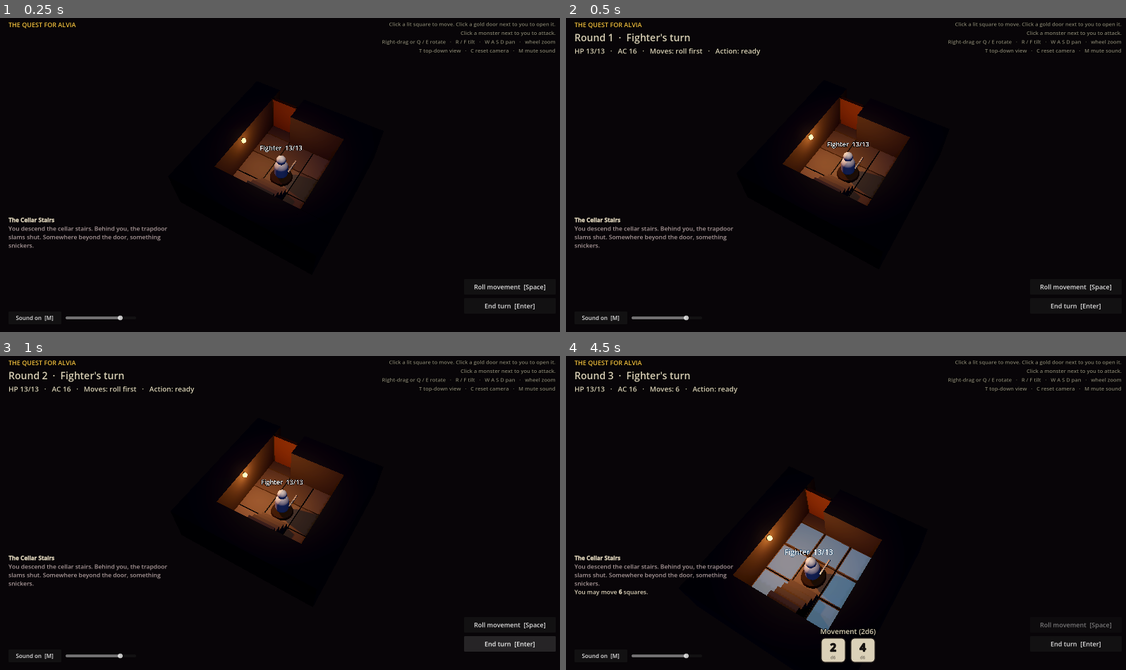
Above: before the commit, frames 1-4 (two rows, left to right).
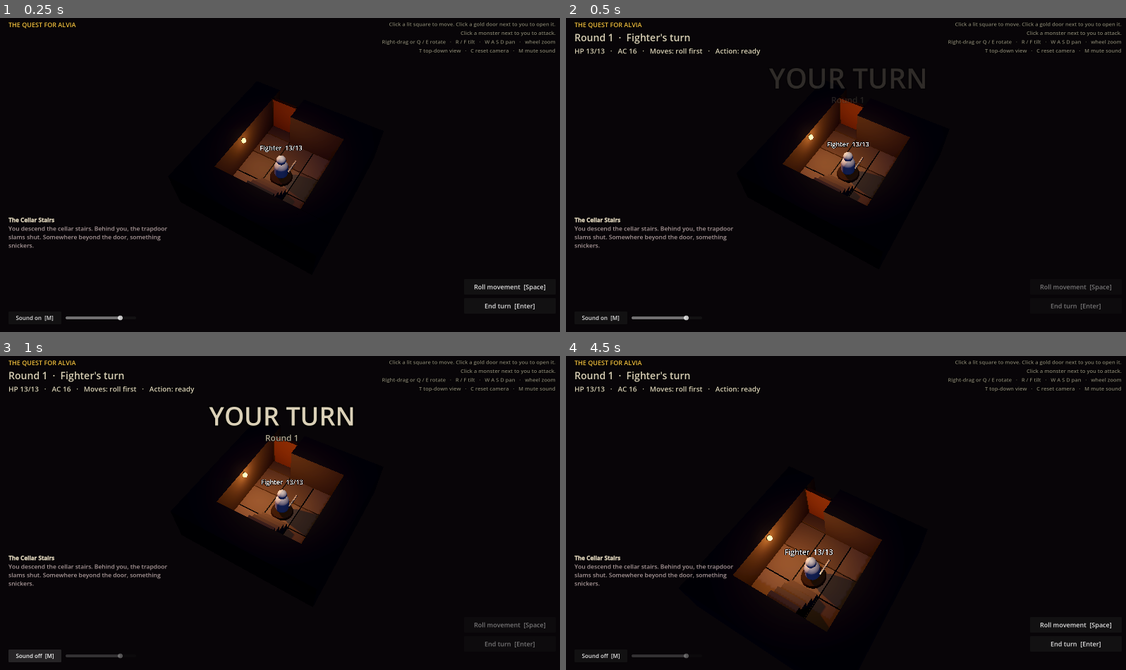
Above: after the commit, the same moments.

Repository: robertdavidsson77-pixel/quest-for-alvia
Game: Godot game, scene res://scenes/main.tscn
The game is run twice, just before and just after one commit, with the same random seed, the same clock (stepped at 60 frames per second) and the same inputs.
Inputs (mouse positions are in pixels of both pictures, inside the frame that each line leads up to):
- Up to frame 1 (0.25 s): no input
- Up to frame 2 (0.5 s): no input
- Up to frame 3 (1 s): click "End turn [Enter]" (after the commit: "Sound on [M]") at 0.5 s
- Up to frame 4 (4.5 s): click "End turn [Enter]" (after the commit: "Sound off [M]") at 1.25 s; click "Roll movement [Space]" (after the commit: "Sound on [M]") at 2 s; click (599, 657) at 2.75 s, where only the run before the commit has a clickable "Sound on [M]"; click (599, 657) at 3.5 s, where only the run before the commit has a clickable "Sound off [M]"; tap A at 4.25 s; move the mouse to (974, 494) at 4.27 s; hold D from 4.28 s (still down); tap C at 4.35 s; click (974, 494) at 4.42 s

Frame 1 is identical in both runs. In frame 2, 0.8% of the frame differs, in the area x 36-98%, y 15-93%; in frame 3, 1.8%; in frame 4, 3.7%, in the area x 1-98%, y 4-98%.

Commit message:
Slower, weightier pacing: heavy steps, turn banners, monsters pause, longer dice tumble
Co-Authored-By: Claude Opus 5.5 (1M context) <noreply@anthropic.com>
Claude-Session: https://claude.ai/code/session_01QqrhcDikZJ9oN6TZzKikE7

Diff:
--- a/scripts/figure.gd
+++ b/scripts/figure.gd
@@ -5,7 +5,8 @@
 
 signal died(figure: Figure)
 
-const STEP_TIME := 0.18
+const STEP_TIME := 0.36
+const STEP_PAUSE := 0.08  # a beat between squares, like lifting a miniature again
 
 var stats: UnitStats
 var hp := 0
@@ -35,14 +36,18 @@
 	for step in path:
 		var target := board.cell_to_world(step)
 		face(target)
-		Sound.play("step")
 		var tween := create_tween()
-		tween.tween_property(self, "position", target, STEP_TIME)
-		# A little hop, like moving a miniature by hand.
-		tween.parallel().tween_property(_body, "position:y", 0.15, STEP_TIME / 2.0)
-		tween.chain().tween_property(_body, "position:y", 0.0, STEP_TIME / 2.0)
+		tween.tween_property(self, "position", target, STEP_TIME).set_trans(Tween.TRANS_SINE).set_ease(Tween.EASE_IN_OUT)
+		# A heavy hop, like moving a miniature by hand, then a thud on landing.
+		tween.parallel().tween_property(_body, "position:y", 0.22, STEP_TIME / 2.0).set_trans(Tween.TRANS_QUAD).set_ease(Tween.EASE_OUT)
+		tween.chain().tween_property(_body, "position:y", 0.0, STEP_TIME / 2.0).set_trans(Tween.TRANS_QUAD).set_ease(Tween.EASE_IN)
+		tween.tween_callback(func(): Sound.play("step"))
+		# Squash a little as it lands.
+		tween.tween_property(_body, "scale", Vector3(1.08, 0.9, 1.08), 0.05)
+		tween.tween_property(_body, "scale", Vector3.ONE, 0.1)
 		await tween.finished
 		cell = step
+		await get_tree().create_timer(STEP_PAUSE).timeout
 
 
 func face(target: Vector3) -> void:
--- a/scripts/hud.gd
+++ b/scripts/hud.gd
@@ -25,6 +25,8 @@
 var _end_screen: Control
 var _end_title: Label
 var _end_subtitle: Label
+var _banner: Label
+var _banner_sub: Label
 
 
 func _ready() -> void:
@@ -104,6 +106,7 @@
 	_place(help, Control.PRESET_TOP_RIGHT, Rect2(-640, 16, 616, 100))
 	root.add_child(help)
 
+	_build_banner(root)
 	_build_end_screen(root)
 
 
@@ -145,19 +148,45 @@
 		faces.append(panel.get_child(0).get_child(0) as Label)
 
 	Sound.play("dice_shake")
-	for i in 9:
+	# Tumble fast at first, then slow down as the dice run out of steam.
+	for i in 16:
 		for face in faces:
 			face.text = str(randi_range(1, sides))
-		await get_tree().create_timer(0.05).timeout
+		for panel in panels:
+			panel.pivot_offset = panel.size / 2.0
+			panel.rotation = randf_range(-0.35, 0.35) * (1.0 - i / 16.0)
+		await get_tree().create_timer(0.035 + 0.006 * i * i / 4.0).timeout
 
 	Sound.play("die_land" if results.size() == 1 else "dice_land")
 	for i in results.size():
 		faces[i].text = str(results[i])
+		panels[i].rotation = 0.0
 		if sides == 20 and results[i] == 20:
 			_tint_die(panels[i], GOLD)
 		elif sides == 20 and results[i] == 1:
 			_tint_die(panels[i], BLOOD)
-	await get_tree().create_timer(0.4).timeout
+		# Thud: the die punches up in size and settles.
+		var punch := panels[i].create_tween()
+		punch.tween_property(panels[i], "scale", Vector2(1.25, 1.25), 0.06)
+		punch.tween_property(panels[i], "scale", Vector2.ONE, 0.18).set_trans(Tween.TRANS_BACK).set_ease(Tween.EASE_OUT)
+	# Hold the result so the player can read it.
+	await get_tree().create_timer(0.9).timeout
+
+
+## Big words across the middle of the screen, such as "YOUR TURN". They fade
+## in, hold, and fade out; awaiting this waits for the whole thing.
+func show_banner(text: String, subtitle: String, color: Color) -> void:
+	_banner.text = text
+	_banner.add_theme_color_override("font_color", color)
+	_banner_sub.text = subtitle
+	var tween := create_tween()
+	tween.tween_property(_banner, "modulate:a", 1.0, 0.35)
+	tween.parallel().tween_property(_banner_sub, "modulate:a", 1.0, 0.35)
+	tween.parallel().tween_property(_banner, "scale", Vector2.ONE, 0.5).from(Vector2(1.15, 1.15)).set_trans(Tween.TRANS_QUART).set_ease(Tween.EASE_OUT)
+	tween.tween_interval(0.7)
+	tween.tween_property(_banner, "modulate:a", 0.0, 0.45)
+	tween.parallel().tween_property(_banner_sub, "modulate:a", 0.0, 0.45)
+	await tween.finished
 
 
 func show_end(title: String, subtitle: String, won: bool) -> void:
@@ -166,6 +195,23 @@
 	_end_subtitle.text = subtitle
 	_end_screen.visible = true
 	set_buttons(false, false)
+
+
+func _build_banner(root: Control) -> void:
+	_banner = _make_label("", 72, BONE)
+	_banner.horizontal_alignment = HORIZONTAL_ALIGNMENT_CENTER
+	_banner.add_theme_constant_override("outline_size", 16)
+	_place(_banner, Control.PRESET_CENTER, Rect2(-500, -320, 1000, 100))
+	_banner.pivot_offset = Vector2(500, 50)
+	_banner.modulate.a = 0.0
+	_banner.mouse_filter = Control.MOUSE_FILTER_IGNORE
+	root.add_child(_banner)
+	_banner_sub = _make_label("", 24, Color(BONE, 0.8))
+	_banner_sub.horizontal_alignment = HORIZONTAL_ALIGNMENT_CENTER
+	_place(_banner_sub, Control.PRESET_CENTER, Rect2(-500, -225, 1000, 40))
+	_banner_sub.modulate.a = 0.0
+	_banner_sub.mouse_filter = Control.MOUSE_FILTER_IGNORE
+	root.add_child(_banner_sub)
 
 
 func _build_end_screen(root: Control) -> void:
--- a/scripts/main.gd
+++ b/scripts/main.gd
@@ -8,6 +8,9 @@
 const MONSTERS := {"g": GOBLIN}  # map character -> monster
 
 enum Phase { HERO, BUSY, OVER }
+
+const BEAT := 0.45  # a short pause between actions, so each one can land
+const MONSTER_THINK := 0.8  # how long a monster eyes the hero before acting
 
 var board: Board
 var hud: Hud
@@ -66,7 +69,7 @@
 	hud.log_line("[b]%s[/b]" % QuestCellar.TITLE)
 	hud.log_line("[color=#a99]%s[/color]" % QuestCellar.INTRO)
 	await board.reveal_room(board.room_at(board.hero_start), board.hero_start)
-	_start_hero_turn()
+	await _start_hero_turn()
 
 
 func _process(delta: float) -> void:
@@ -97,11 +100,16 @@
 # --- Hero turn -------------------------------------------------------------
 
 func _start_hero_turn() -> void:
-	phase = Phase.HERO
+	phase = Phase.BUSY
 	has_rolled = false
 	moves_left = 0
 	has_acted = false
 	hud.set_turn("Round %d  ·  %s's turn" % [round_number, hero.stats.display_name])
+	_refresh_hero_ui()
+	hud.set_buttons(false, false)
+	camera_rig.focus_on(hero.position)
+	await hud.show_banner("YOUR TURN", "Round %d" % round_number, Hud.BONE)
+	phase = Phase.HERO
 	_refresh_hero_ui()
 
 
@@ -149,6 +157,7 @@
 	var path := Board.path_from_flood(board.flood(hero.cell, moves_left, _occupied_except(hero)), cell)
 	await hero.move_along(path)
 	moves_left -= path.size()
+	await _beat()
 	phase = Phase.HERO
 	_refresh_hero_ui()
 	_end_turn_if_done()
@@ -188,6 +197,7 @@
 	board.clear_highlights()
 	await _resolve_attack(hero, target)
 	has_acted = true
+	await _beat()
 	if _living_monsters().is_empty():
 		_finish(true)
 		return
@@ -242,22 +252,31 @@
 
 func _dungeon_turn() -> void:
 	hud.set_turn("Round %d  ·  The dungeon stirs" % round_number)
-	for m in _awake_monsters():
-		await get_tree().create_timer(0.35).timeout
+	await _beat()
+	var awake := _awake_monsters()
+	if not awake.is_empty():
+		await hud.show_banner("THE DUNGEON STIRS", "", Hud.BLOOD)
+	for m in awake:
+		# The monster turns, eyes its prey, and only then acts.
+		camera_rig.focus_on(m.position)
+		m.face(hero.position)
+		await get_tree().create_timer(MONSTER_THINK).timeout
 		if not Board.are_adjacent(m.cell, hero.cell):
 			var path := board.path_to_adjacent(m.cell, hero.cell, _occupied_except(m))
 			if path.size() > m.stats.speed:
 				path = path.slice(0, m.stats.speed)
 			await m.move_along(path)
+			await _beat()
 		if Board.are_adjacent(m.cell, hero.cell):
 			await _resolve_attack(m, hero)
 			if not hero.is_alive():
 				_finish(false)
 				return
+			await _beat()
 		else:
 			m.face(hero.position)
 	round_number += 1
-	_start_hero_turn()
+	await _start_hero_turn()
 
 
 # --- Combat ----------------------------------------------------------------
@@ -269,6 +288,7 @@
 	var d20 := Dice.roll(20)
 	var total := d20 + a.attack_bonus
 	await hud.show_dice("%s attacks: d20 + %d vs AC %d" % [a.display_name, a.attack_bonus, defender.stats.armor_class], 20, [d20])
+	await _beat()
 	Sound.play(a.voice)
 	await attacker.play_attack(defender)
 
@@ -302,6 +322,10 @@
 
 # --- Helpers ---------------------------------------------------------------
 
+func _beat() -> void:
+	await get_tree().create_timer(BEAT).timeout
+
+
 func _spawn(stats: UnitStats, cell: Vector2i) -> Figure:
 	var f := Figure.new()
 	add_child(f)
